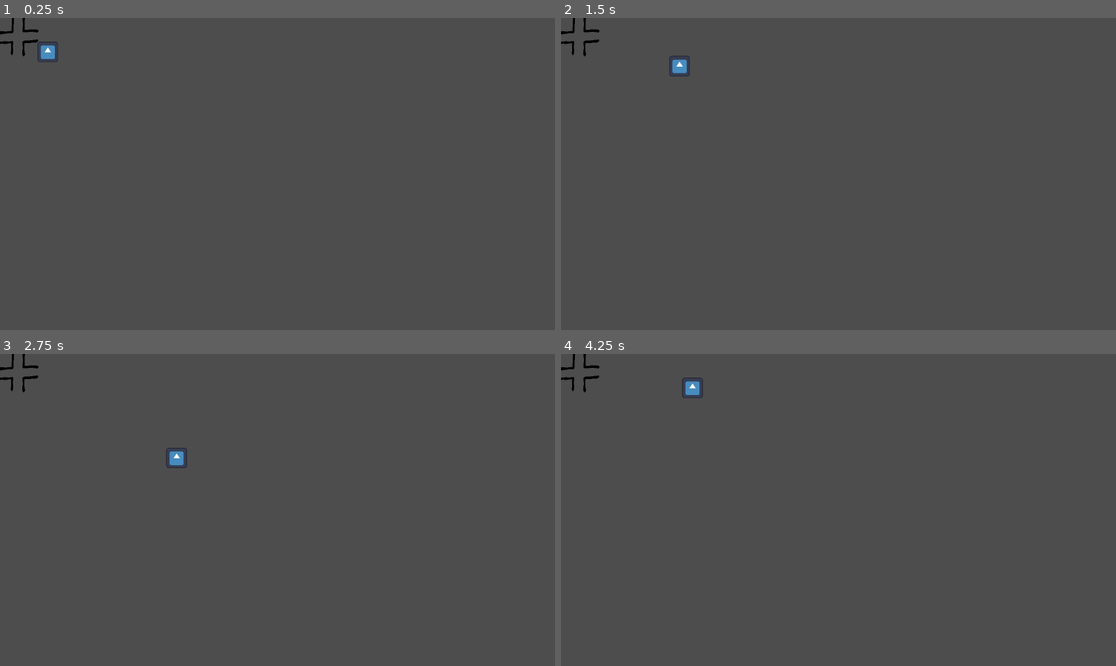
Above: before the commit, frames 1-4 (two rows, left to right).
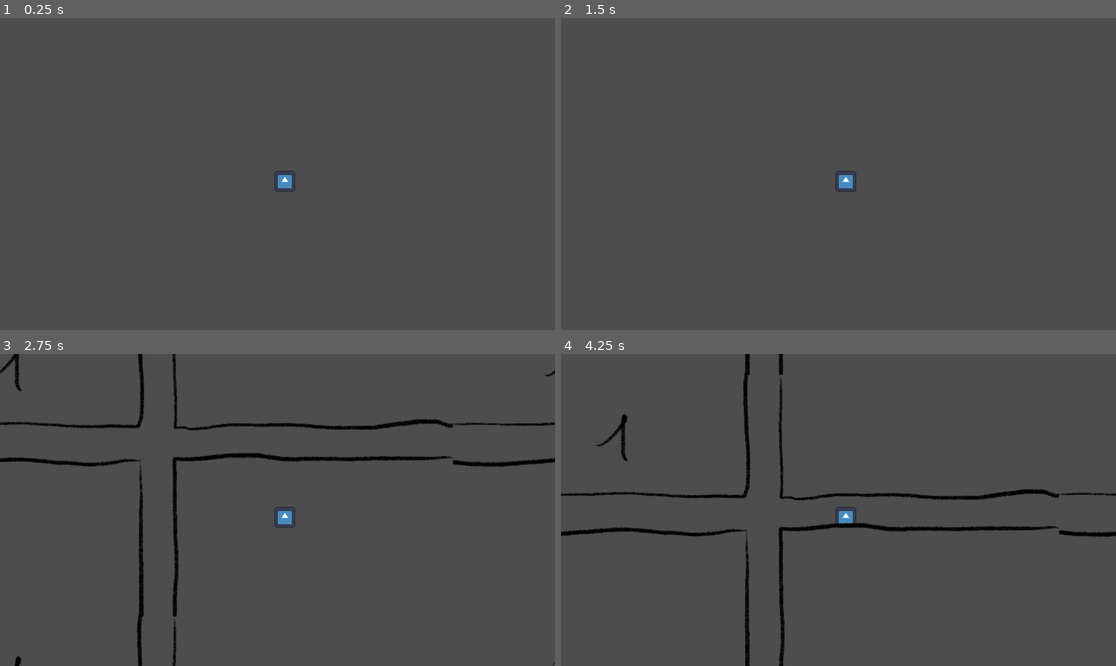
Above: after the commit, the same moments.

Repository: VanixWasTaken/Game-Jam
Game: Godot game, scene res://Scenes and Scripts/level.tscn
Same seed, same stepped clock (60 frames per second), same inputs: the game is played once before the commit and once after it. The engine's default icon, where the game draws it, is replaced by a stand-in: a white triangle on a blue panel in a dark square.
Inputs:
- Up to frame 1 (0.25 s): no input
- Up to frame 2 (1.5 s): tap Enter at 0.5 s; hold D (ui_right) 0.53-1.28 s; hold S (ui_down) from 1.28 s (still down)
- Up to frame 3 (2.75 s): release S (ui_down) at 2.03 s; hold D (ui_right) from 2.03 s (still down)
- Up to frame 4 (4.25 s): release D (ui_right) at 2.78 s; hold W (ui_up) 2.78-3.53 s; hold A (ui_left) from 3.53 s (still down)

The runs differ from the first frame. In frame 1, 0.4% of the frame differs, in the area x 0-54%, y 0-56%; in frame 2, 0.4%; in frame 3, 3.9%; in frame 4, 4.0%, in the area x 0-100%, y 0-100%.

Commit message:
level generation

Diff:
--- /dev/null
+++ b/Scenes and Scripts/Tiles/tile_1.tscn
@@ -0,0 +1,9 @@
+[gd_scene load_steps=2 format=3 uid="uid://wy5shy17ga48"]
+
+[ext_resource type="Texture2D" uid="uid://78l4vivusxyb" path="res://Assets/tile_test_1.png" id="1_t55pb"]
+
+[node name="Tile1" type="Node2D"]
+
+[node name="TileTest1" type="Sprite2D" parent="."]
+position = Vector2(960, 544)
+texture = ExtResource("1_t55pb")
--- /dev/null
+++ b/Scenes and Scripts/Tiles/tile_2.tscn
@@ -0,0 +1,9 @@
+[gd_scene load_steps=2 format=3 uid="uid://bmr5rn02o2kae"]
+
+[ext_resource type="Texture2D" uid="uid://hqkhj0te3st2" path="res://Assets/tile_test_2.png" id="1_4s5i6"]
+
+[node name="Tile2" type="Node2D"]
+
+[node name="TileTest2" type="Sprite2D" parent="."]
+position = Vector2(960, 544)
+texture = ExtResource("1_4s5i6")
--- a/Scenes and Scripts/level.gd
+++ b/Scenes and Scripts/level.gd
@@ -1,18 +1,21 @@
 extends Node2D
-#
-#var borders = Rect2(1, 1, 13, 7)
-#var ground_layer = 0
-#
-#@onready var tilemap = $TileMap
-#
-#func _ready():
-	#generate_level()
-#
-#func generate_level():
-	#var walker = Walker.new(Vector2(7, 4), borders)
-	#var map = walker.walk(500)
-	#walker.queue_free()
-	#for tile_pos in map:
-		#tilemap.set_cell(ground_layer, tile_pos, ground_layer, Vector2i(0, 3))
-		## Assuming used_cells is the same as map
-		#tilemap.update_bitmask_region(tile_pos, tile_pos + Vector2(1, 1))
+
+var tiles1 = preload("res://Scenes and Scripts/Tiles/tile_1.tscn")
+var tiles2 = preload("res://Scenes and Scripts/Tiles/tile_2.tscn")
+var last_tile_position = Vector2(0, 0)
+
+
+func _process(delta):
+	randomize()
+	var tiles = [tiles1, tiles2]
+	var help = tiles[randi()% tiles.size()]
+	var tile = help.instantiate()
+	add_child(tile)
+	tile.position = last_tile_position
+	last_tile_position += Vector2(1920, 0)
+
+
+
+	if last_tile_position.x >= 57600:
+		last_tile_position.x = 0
+		last_tile_position += Vector2(0, 1080)
--- a/Scenes and Scripts/level.tscn
+++ b/Scenes and Scripts/level.tscn
@@ -1,28 +1,12 @@
-[gd_scene load_steps=7 format=3 uid="uid://0ihn3m31l6ba"]
+[gd_scene load_steps=3 format=3 uid="uid://0ihn3m31l6ba"]
 
 [ext_resource type="PackedScene" uid="uid://dy5ns274feorx" path="res://Scenes and Scripts/player.tscn" id="1_di0k0"]
 [ext_resource type="Script" path="res://Scenes and Scripts/level.gd" id="1_mrmsb"]
-[ext_resource type="PackedScene" uid="uid://cu6ygkj2dd8mm" path="res://Scenes and Scripts/Tiles/tile_cross.tscn" id="2_h3btg"]
-[ext_resource type="Texture2D" uid="uid://btlek21lnbkbj" path="res://Assets/tile_cross.png" id="4_5bthr"]
-
-[sub_resource type="TileSetAtlasSource" id="TileSetAtlasSource_hfwwp"]
-texture = ExtResource("4_5bthr")
-margins = Vector2i(210, 200)
-texture_region_size = Vector2i(450, 450)
-1:0/0 = 0
-
-[sub_resource type="TileSet" id="TileSet_hkjf2"]
-tile_size = Vector2i(128, 128)
-sources/0 = SubResource("TileSetAtlasSource_hfwwp")
 
 [node name="Level" type="Node2D"]
 script = ExtResource("1_mrmsb")
 
 [node name="Player" parent="." instance=ExtResource("1_di0k0")]
+position = Vector2(8547, 4792)
 
-[node name="TileCross" parent="." instance=ExtResource("2_h3btg")]
-position = Vector2(1.81899e-12, 9.09495e-13)
-
-[node name="TileMap" type="TileMap" parent="."]
-tile_set = SubResource("TileSet_hkjf2")
-format = 2
+[node name="Camera2D" type="Camera2D" parent="Player"]
--- a/Scenes and Scripts/walker.gd
+++ /dev/null
@@ -1,47 +0,0 @@
-extends Node
-class_name Walker
-
-const DIRECTIONS = [Vector2.RIGHT, Vector2.UP, Vector2.LEFT, Vector2.DOWN]
-
-var position = Vector2.ZERO
-var direction = Vector2.RIGHT
-var borders = Rect2()
-var step_history = []
-var steps_since_turn = 0
-
-
-func _init(starting_position, new_borders):
-	assert(new_borders.has_point(starting_position))
-	position = starting_position
-	step_history.append(position)
-	borders = new_borders
-
-
-func walk(steps):
-	for step in steps:
-		if randf() <= 0.25 or steps_since_turn >= 4:
-			change_direction()
-
-		if step():
-			step_history.append(position)
-		else:
-			change_direction()
-	return step_history
-
-func step():
-	var target_position = position + direction
-	if borders.has_point(target_position):
-		steps_since_turn += 1
-		position = target_position
-		return true
-	else:
-		return false
-
-func change_direction():
-	steps_since_turn = 0
-	var directions = DIRECTIONS.duplicate()
-	directions.erase(direction)
-	directions.shuffle()
-	direction = directions.pop_front()
-	while not borders.has_point(position + direction):
-		direction = directions.pop_front()
Binary file added: Assets/tile_test_1.png
Not shown, added: Assets/tile_test_1.png.import
Binary file added: Assets/tile_test_2.png
Not shown, added: Assets/tile_test_2.png.import
